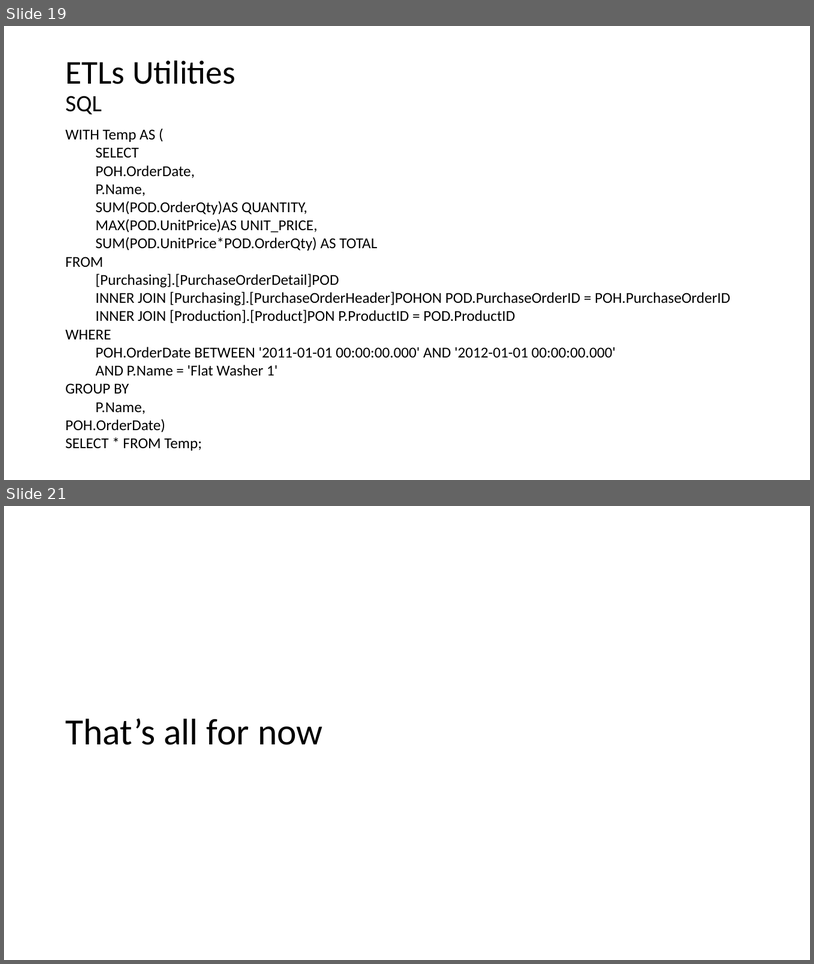
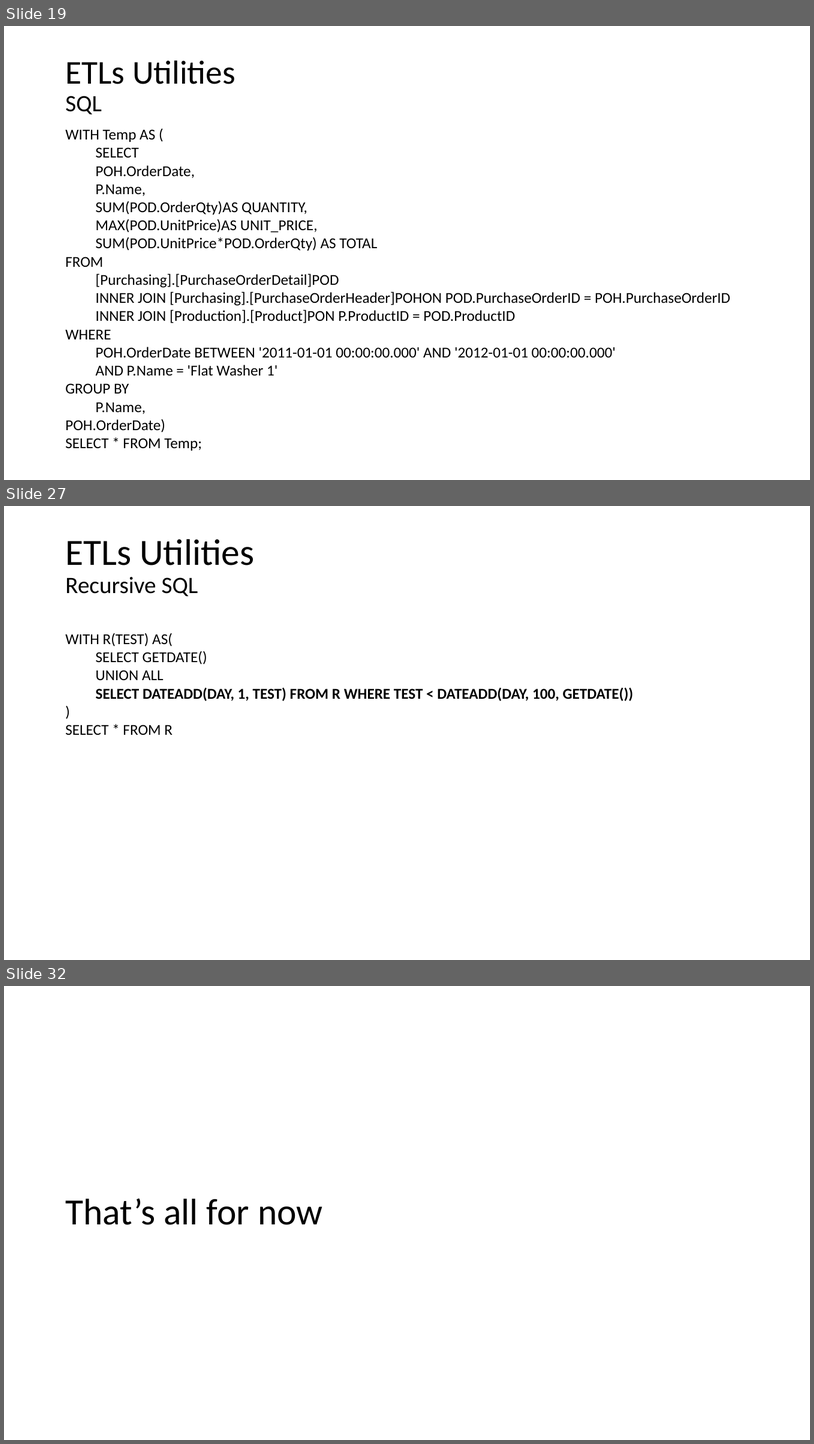
Before and after one commit to mpenarprz/RandomUtils, a slide deck: Short Talks/Data Warehouse/DataWarehouse.pptx. Shown one above the other, each under a label of ours: slides 19 and 21 before the commit, slides 19, 27 and 32 after it; the slides between them are not shown. The pictures are 814x964 and 814x1444 pixels, drawn with LibreOffice and Linux fonts; fonts in the diff are those of the drawing. Boxes give left, top, right and bottom in pixels: in the first picture for what was removed or moved away, otherwise in the second. Text is boxed around its words. In the diff, an @@ line names an element or a change of style, - is before the commit and + after.

```diff
--- a/Short Talks/Data Warehouse/DataWarehouse.pptx
+++ b/Short Talks/Data Warehouse/DataWarehouse.pptx
@@ slide 27 added at (x1=4, y1=506, x2=810, y2=960), background #FFFFFF @@
@@ title added at (x1=65, y1=539, x2=254, y2=597), 44 pt, text #000000 @@
+ETLs Utilities
+Recursive SQL
@@ text added at (x1=65, y1=633, x2=634, y2=735), 18 pt, text #000000, bold @@
+WITH R(TEST) AS(
+  SELECT GETDATE()
+  UNION ALL
+  SELECT DATEADD(DAY, 1, TEST) FROM R WHERE TEST < DATEADD(DAY, 100, GETDATE())
+)
+SELECT * FROM R
@@ what was slide 21 is now slide 32 @@
```
Also in this commit, not shown: 1 slide changed, 10 other slides added, 1 other file.
